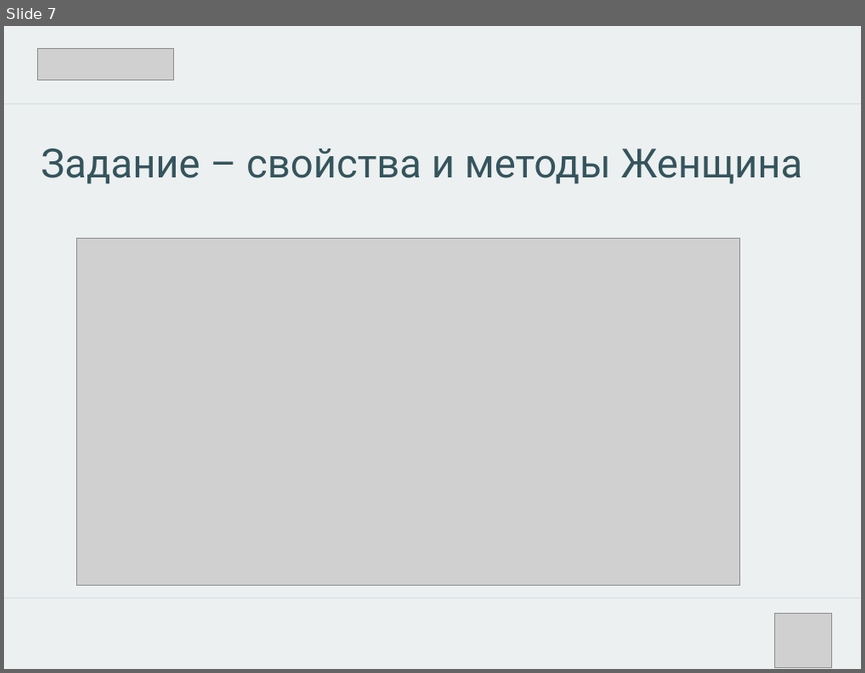
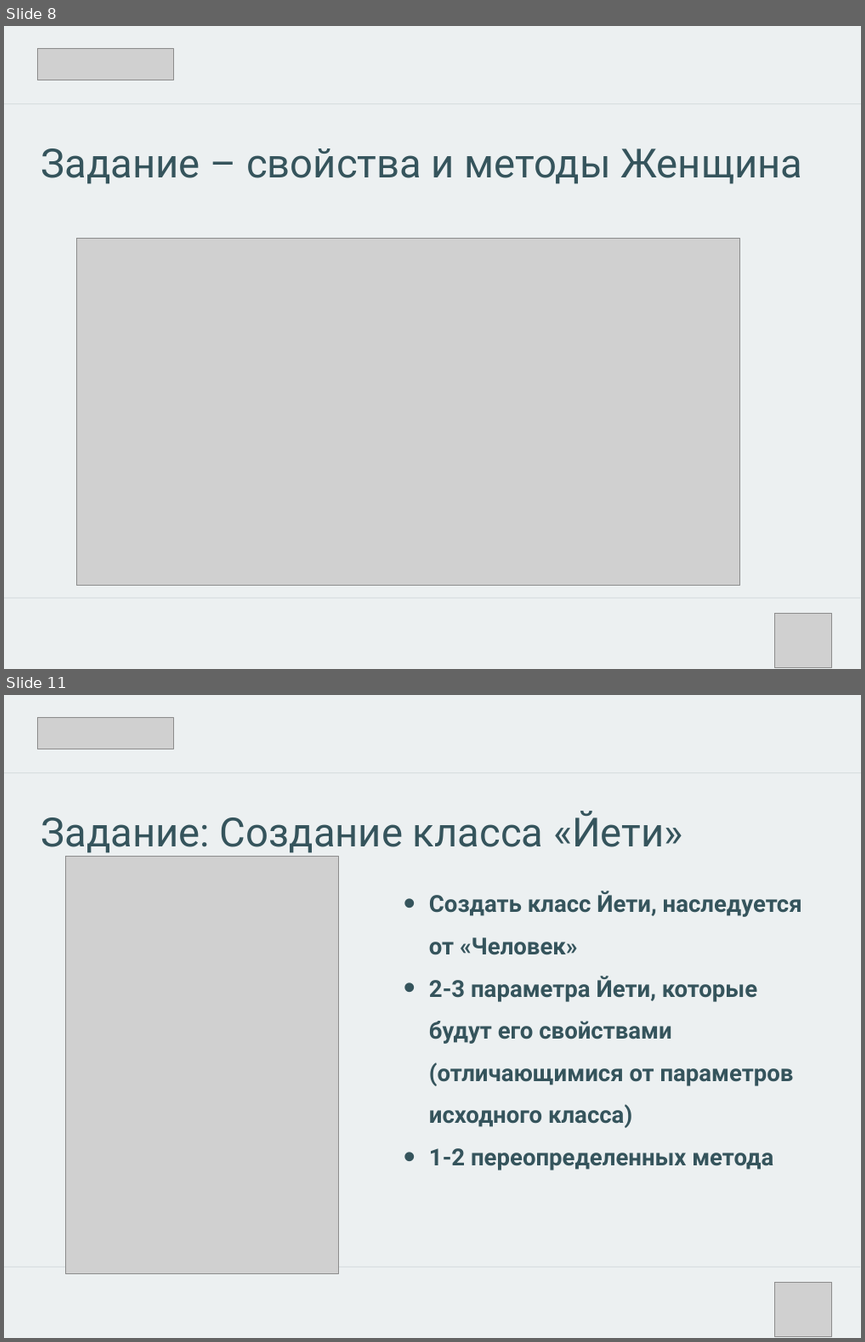
Before and after one commit to walerij/v3, a slide deck: презентация 2.pptx. Shown one above the other, each under a label of ours: slide 7 before the commit, slides 8 and 11 after it; the slides between them are not shown. The pictures are 865x673 and 865x1342 pixels, drawn with LibreOffice and Linux fonts; fonts in the diff are those of the drawing; grey boxes stand for pictures. Boxes give left, top, right and bottom in pixels: in the first picture for what was removed or moved away, otherwise in the second. Text is boxed around its words. In the diff, an @@ line names an element or a change of style, - is before the commit and + after.

```diff
--- a/презентация 2.pptx
+++ b/презентация 2.pptx
@@ slide 11 added at [4,695,861,1338], background #ECF0F1 @@
@@ picture added at [38,717,173,749] @@
@@ line added from (4, 772) to (861, 772), #35545C 1 pt @@
@@ text added at [41,811,683,857], 48 pt, text #35545C @@
+Задание: Создание класса «Йети»
@@ picture added at [65,857,338,1274] @@
@@ text added at [429,891,802,1170], 28 pt, text #35545C, bold @@
+• Создать класс Йети, наследуется от «Человек»
+• 2-3 параметра Йети, которые будут его свойствами (отличающимися от параметров исходного класса)
+• 1-2 переопределенных метода
@@ line added from (4, 1267) to (860, 1267), #35545C 1 pt @@
@@ picture added at [775,1282,832,1337] @@
@@ what was slide 7 is now slide 8 @@
```
Also in this commit, not shown: 6 other slides added, 3 slides removed, 6 other files.
